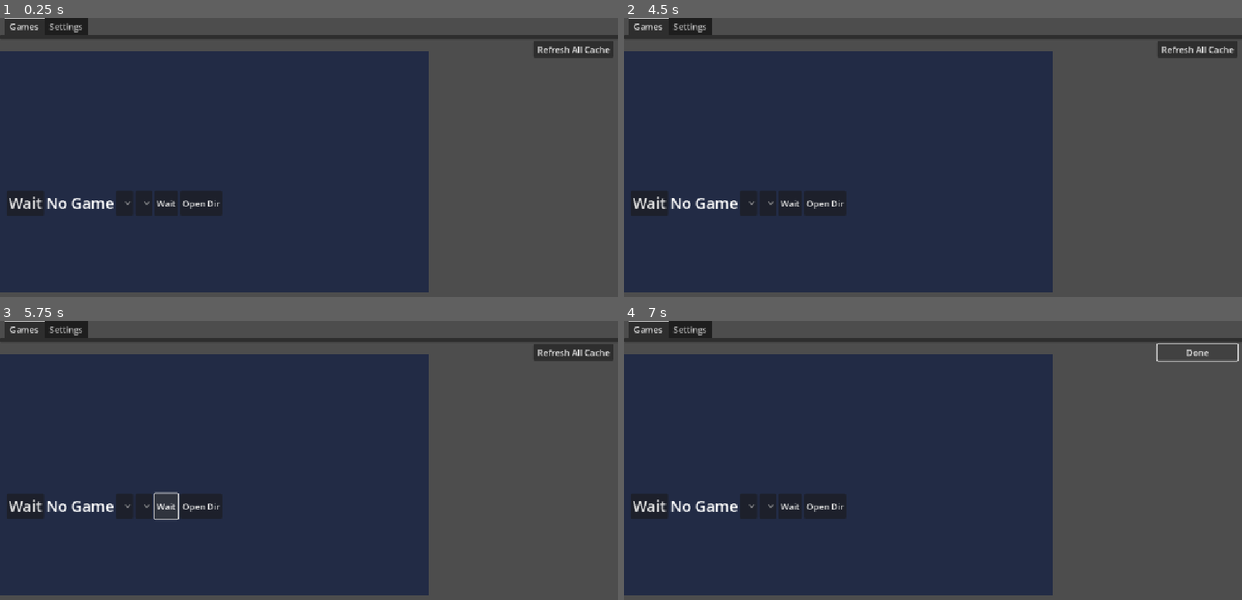
Above: before the commit, frames 1-4 (two rows, left to right).
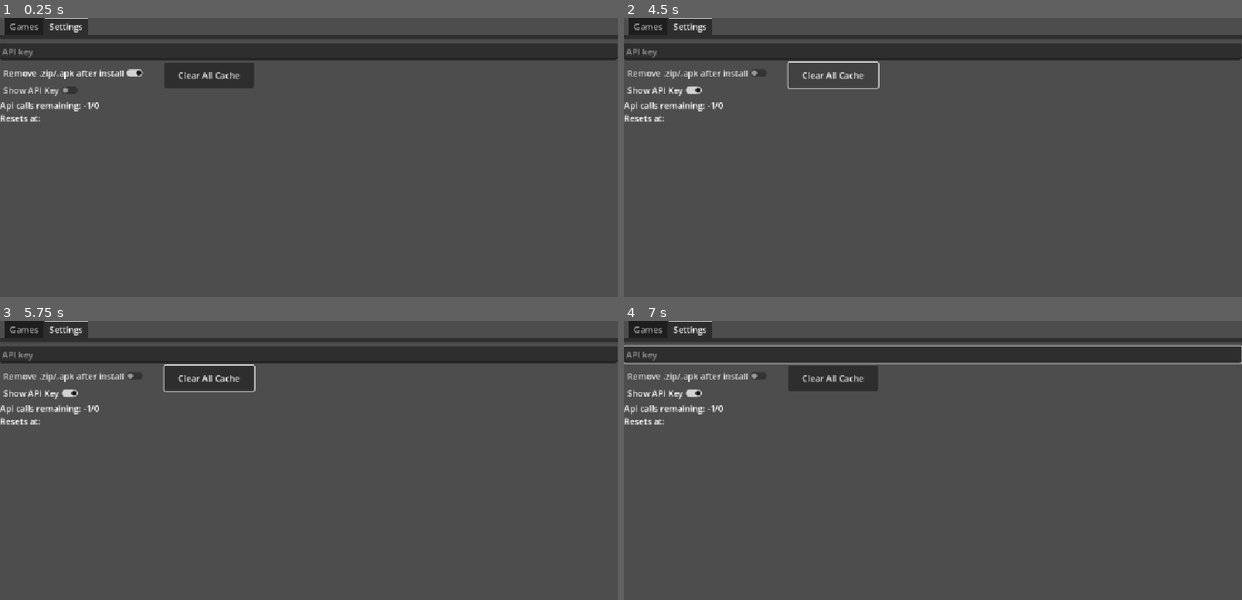
Above: after the commit, the same moments.

Repository: Ksawex4/NovaProot-Hub
Game: Godot game, scene res://scenes/main_desktop.tscn
Two runs of this game, one before a commit and one after it. Both use one fixed random seed, a clock stepped at 60 frames per second and the inputs below. The engine's default icon, where the game draws it, is replaced by a stand-in: a white triangle on a blue panel in a dark square.
Inputs (mouse positions are in pixels of both pictures, inside the frame that each line leads up to):
- Up to frame 1 (0.25 s): no input
- Up to frame 2 (4.5 s): click (648, 202) at 0.5 s, where only the run before the commit has a clickable "Wait"; click (698, 73) at 1.25 s, where only the run after the commit has a clickable "Remove .zip/.apk after install"; click (747, 202) at 2.02 s; click (667, 90) at 2.75 s, where only the run after the commit has a clickable "Show API Key"; click (766, 202) at 3.52 s; click (834, 73) at 4.25 s, where only the run after the commit has a clickable "Clear All Cache"
- Up to frame 3 (5.75 s): click (166, 505) at 5 s, where only the run before the commit has a clickable "Wait"
- Up to frame 4 (7 s): click (827, 505) at 5.75 s, where only the run before the commit has a clickable "Open Dir"; click (1198, 351) at 6.5 s, where only the run before the commit has a clickable "Refresh All Cache"

The runs differ from the first frame. In frame 1, 60% of the frame differs, in the area x 0-100%, y 0-99%; in frame 2, 62%; in frame 3, 61%; in frame 4, 61%.

Commit message:
Added Api Calls left in setting and time until it resets
doesn't currently work with timezones, will fix soon

Diff:
--- a/scenes/main_desktop.tscn
+++ b/scenes/main_desktop.tscn
@@ -9,6 +9,7 @@
 [ext_resource type="Script" uid="uid://bkhgv2o4kprfm" path="res://scripts/uninstall.gd" id="6_rd4of"]
 [ext_resource type="Script" uid="uid://bhqodvw0ou7o6" path="res://scripts/RefreshButton.gd" id="7_g2tc1"]
 [ext_resource type="Script" uid="uid://c82ue3a1tl3xf" path="res://scripts/settings.gd" id="7_uxsxu"]
+[ext_resource type="Script" uid="uid://csgc38h6udpr1" path="res://scripts/api_limit_calls.gd" id="10_r0qa7"]
 
 [sub_resource type="LabelSettings" id="LabelSettings_uttt5"]
 font_size = 28
@@ -18,9 +19,10 @@
 [node name="TabContainer" type="TabContainer" parent="."]
 offset_right = 1153.0
 offset_bottom = 40.0
-current_tab = 0
+current_tab = 1
 
 [node name="Games" type="TabBar" parent="TabContainer"]
+visible = false
 layout_mode = 2
 metadata/_tab_index = 0
 
@@ -106,7 +108,6 @@
 script = ExtResource("7_g2tc1")
 
 [node name="Settings" type="TabBar" parent="TabContainer"]
-visible = false
 layout_mode = 2
 script = ExtResource("7_uxsxu")
 metadata/_tab_index = 1
@@ -147,6 +148,21 @@
 offset_bottom = 99.0
 text = "Clear All Cache"
 
+[node name="ApiLimitCalls" type="Label" parent="TabContainer/Settings"]
+layout_mode = 0
+offset_top = 120.0
+offset_right = 40.0
+offset_bottom = 143.0
+text = "Api calls remaining: %s/%s"
+script = ExtResource("10_r0qa7")
+
+[node name="ResetTime" type="Label" parent="TabContainer/Settings/ApiLimitCalls"]
+layout_mode = 0
+offset_top = 24.0
+offset_right = 79.0
+offset_bottom = 47.0
+text = "Resets at: %s"
+
 [connection signal="pressed" from="TabContainer/Games/Games/GamePage/Middle/Launch" to="TabContainer/Games/Games/GamePage" method="_on_launch_pressed"]
 [connection signal="item_selected" from="TabContainer/Games/Games/GamePage/Middle/Versions" to="TabContainer/Games/Games/GamePage" method="_on_versions_item_selected"]
 [connection signal="item_selected" from="TabContainer/Games/Games/GamePage/Middle/Os" to="TabContainer/Games/Games/GamePage" method="_on_os_item_selected"]
--- /dev/null
+++ b/scripts/api_limit_calls.gd
@@ -0,0 +1,5 @@
+extends Label
+
+func _process(_delta: float) -> void:
+	text = "Api calls remaining: %s/%s" % [GithubApiMan.Api_calls_remaining, GithubApiMan.Api_calls_limit]
+	$ResetTime.text = "Resets at: %s" % [GithubApiMan.Api_calls_reset]
--- a/scripts/globals/GithubApiMan.gd
+++ b/scripts/globals/GithubApiMan.gd
@@ -3,6 +3,9 @@
 const TAGS_URL = "https://api.github.com/repos/REPO/tags" # REPO is for example Ksawex4/Block-Jumper
 const RELEASE_URL = "https://api.github.com/repos/REPO/releases/tags/TAG"
 var Api_key: String = ""
+var Api_calls_remaining := -1
+var Api_calls_limit := 0
+var Api_calls_reset := ""
 
 func _ready() -> void:
 	var data := SaveMan.get_data_from_file("config.nova")
Not shown: 1 places in scenes/main_desktop.tscn that only renumber resources
Not shown, added: scripts/api_limit_calls.gd.uid
